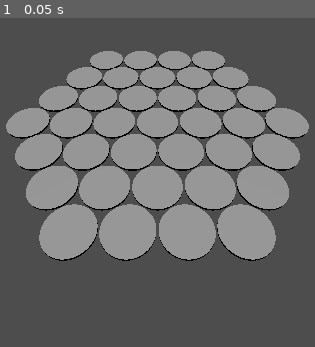
Above: before the commit, frame 1.
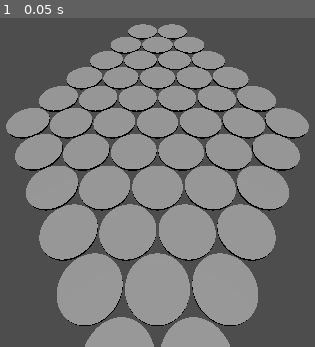
Above: after the commit, the same moment.

Repository: bemug/open-cyclades
Game: Godot game, scene res://entities/hexgrid/hexgrid.tscn
Same seed, same stepped clock (60 frames per second), same inputs: the game is played once before the commit and once after it.
Inputs:
- Up to frame 1 (0.05 s): no input

The runs differ from the first frame. In frame 1, 16% of the frame differs, in the area x 18-82%, y 1-100%.

Commit message:
Force 2 players map size

Diff:
--- a/entities/hexgrid/hexgrid.gd
+++ b/entities/hexgrid/hexgrid.gd
@@ -2,7 +2,7 @@
 extends Node3D
 
 @export var q_max: int = 3
-@export var r_max : int = 3
+@export var r_max : int = 5
 
 # Key: cube coordinates as Vector3. X=Q, Y=R, Z=S.
 # Value: The Hextile
@@ -17,7 +17,7 @@
 			var s : int = -q-r
 			if abs(s) > q_max:
 				continue
-			var coord : Vector3 = Vector3(q, r, -q-r)
+			var coord : Vector3 = Vector3(q, r, s)
 			print(coord)
 			var hex : Node3D = hextile_res.instantiate()
 			hex.position = hex_to_pixel(coord)
